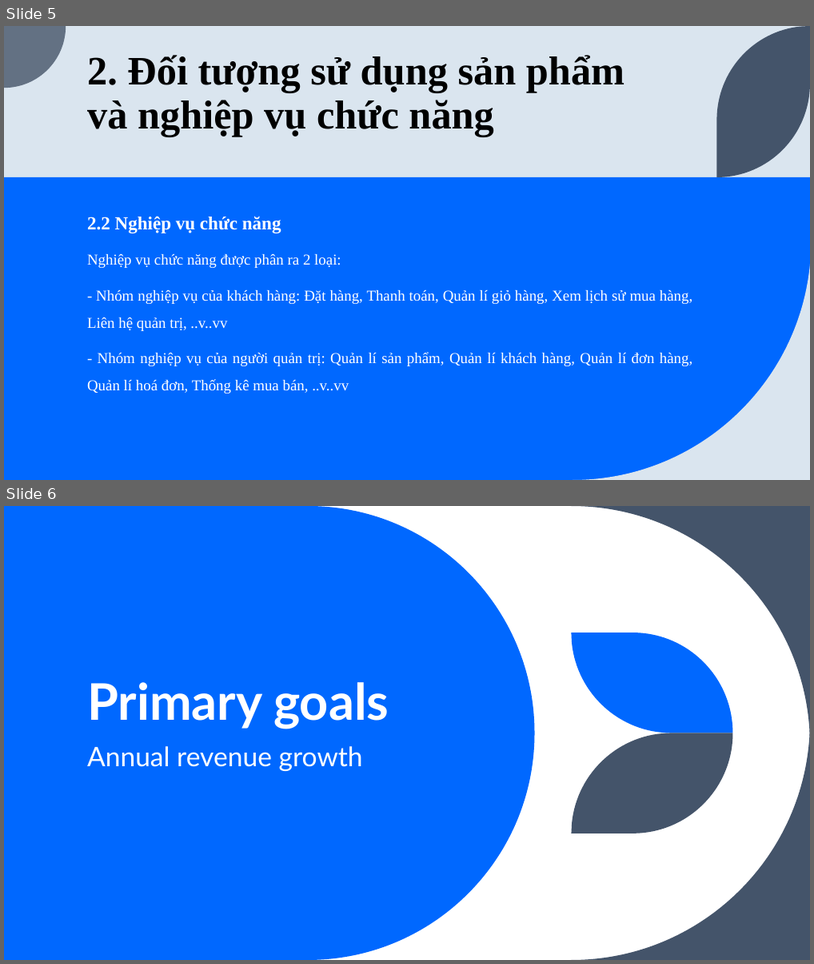
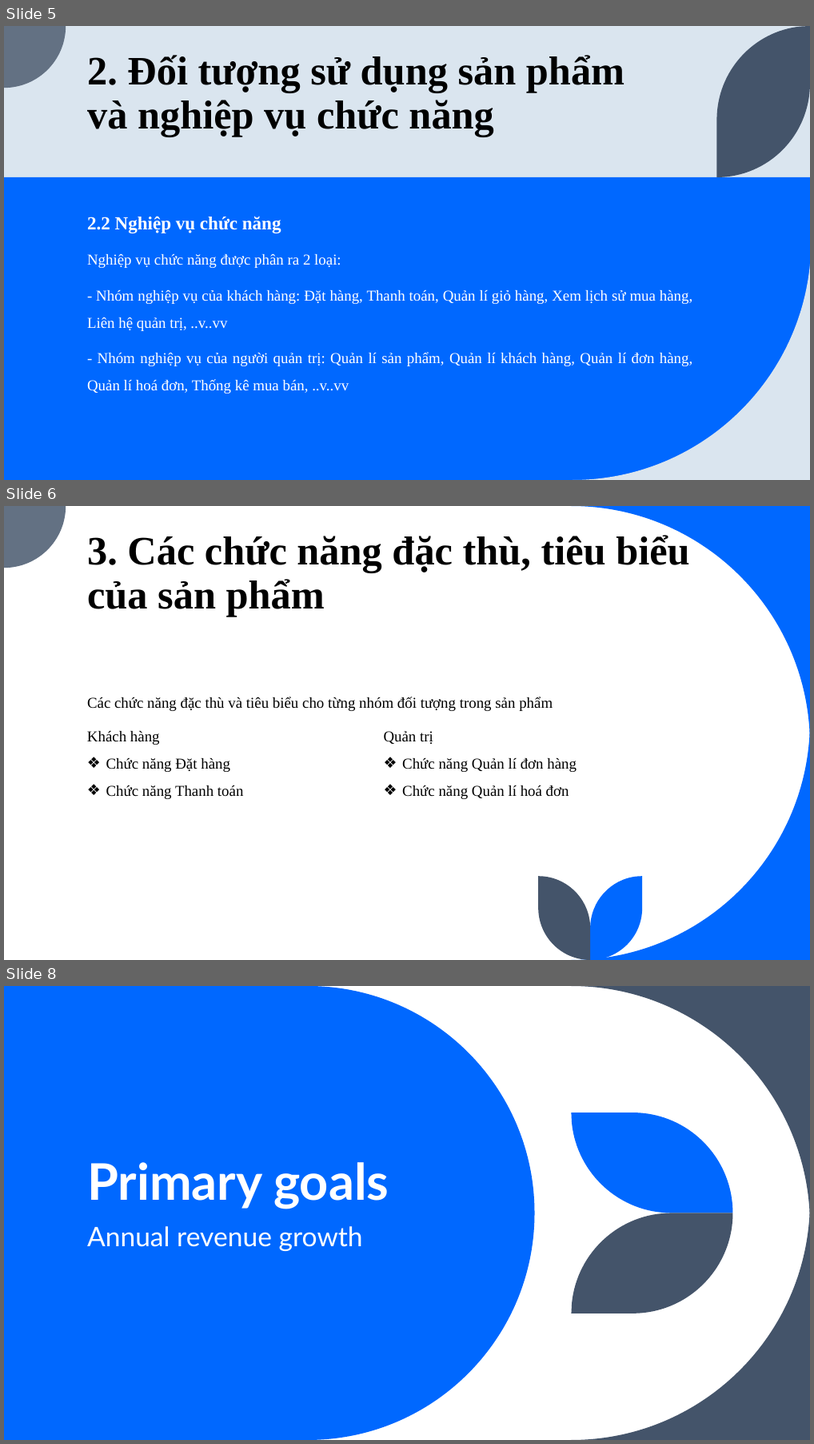
Before and after one commit to EdgarIgnite16/SGU-Course, a slide deck: Nam3_HK1/CNPM_SoftTech/N6_ECommerce_Fashion247.pptx. Shown one above the other, each under a label of ours: slides 5 and 6 before the commit, slides 5, 6 and 8 after it; the slides between them are not shown. The pictures are 814x964 and 814x1444 pixels, drawn with LibreOffice and Linux fonts; fonts in the diff are those of the drawing. Boxes give left, top, right and bottom in pixels: in the first picture for what was removed or moved away, otherwise in the second. Text is boxed around its words. In the diff, an @@ line names an element or a change of style, - is before the commit and + after.

```diff
--- a/Nam3_HK1/CNPM_SoftTech/N6_ECommerce_Fashion247.pptx
+++ b/Nam3_HK1/CNPM_SoftTech/N6_ECommerce_Fashion247.pptx
@@ slide 6 added at (4, 506, 810, 960), background #FFFFFF; not listed: 1 template element that a slide beside it also shows @@
@@ freeform shape added at (571, 506, 810, 745), fill #0068FF @@
@@ title added at (87, 533, 690, 617), 48 pt, text #000000, bold @@
+3. Các chức năng đặc thù, tiêu biểu của sản phẩm
@@ text added at (87, 696, 553, 711), 18 pt, text #000000 @@
+Các chức năng đặc thù và tiêu biểu cho từng nhóm đối tượng trong sản phẩm
@@ freeform shape added at (571, 720, 810, 960), fill #0068FF @@
@@ text added at (87, 731, 244, 799), 18 pt, text #000000 @@
+Khách hàng
+❖ Chức năng Đặt hàng
+❖ Chức năng Thanh toán
@@ text added at (384, 731, 577, 799), 18 pt, text #000000 @@
+Quản trị
+❖ Chức năng Quản lí đơn hàng
+❖ Chức năng Quản lí hoá đơn
@@ freeform shape added at (539, 876, 591, 960), fill #44546A @@
@@ freeform shape added at (591, 876, 643, 960), fill #0068FF @@
@@ what was slide 6 is now slide 8 @@
```
Also in this commit, not shown: 10 slides changed, 1 other slide added, 17 other files.
